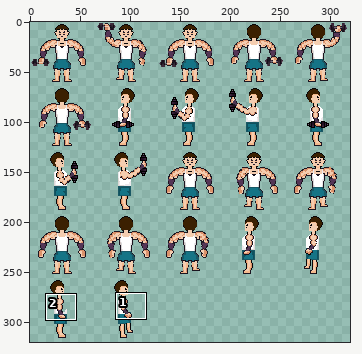
A sprite sheet gets an edit: source/core/assets/images/Enemies/gym_bro_sprite_sheet.png. Above, an overview of the earlier version with the close-up marked.
Close-up. Before:
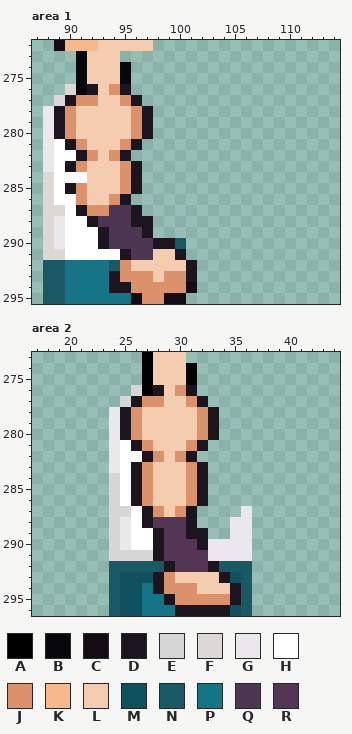
The file is 320x320 pixels. Colours within 5 levels of each other are drawn and written as one. Shown: area 1: x 87..114, y 272..295; area 2: x 17..44, y 273..296.
Palette (. is transparent): A #000000  B #08070a  C #140c15  D #1c1520  E #d7d6d6  F #ddd8d5  G #ebe8eb  H #ffffff  J #db926b  K #f5b98c  L #f4cdb0  M #0f515e  N #195865  P #157486  Q #4c3651  R #543555
Pixels before, area 1, first column x 88:
272 .CKKKLLLLL....
273 ...BLLL.......
274 ...BLLLB......
275 ...BLLLB......
276 ..FBDLJD......
277 .FDJJLLJD.....
278 GDJLLLLLJD....
279 GDJLLLLLJD....
280 GDJLLLLLJD....
281 GHDJLLLJD.....
282 GHHDJLJD......
283 GHDJLLLJD.....
284 FHHHLLLJD.....
285 FHDJLLLJD.....
286 FHHJLLJD......
287 FFHDJJQQD.....
288 FGHHDQQQDD....
289 FGHHHDQQQD....
290 FGHHHDQQQQDDN.
291 FFHHHHHDQQLLD.
292 NNPPPPNJLLLLLD
293 NNPPPPDJJJLJJD
294 NNPPPPDDJJJJJC
295 NNPPPPPPCJJCC.
Pixels before, area 2, first column x 24:
273 ...ALLL......
274 ...ALLLA.....
275 ...ALLLA.....
276 ..EADLJD.....
277 .EDJJLLJD....
278 GDJLLLLLJD...
279 GDJLLLLLJD...
280 GDJLLLLLJD...
281 GHDJLLLJD....
282 GHHDJLJD.....
283 GHDJLLLJD....
284 EHDJLLLJD....
285 EHDJLLLJD....
286 EHDJLLLJD....
287 EEHDJLJD....G
288 EGHDRRRD...GG
289 EGHHDRRDD..GG
290 EGHHDRRRDGGGG
291 EEEEDRRRRGGGG
292 NNNNNDRRRDNNN
293 NMMMDJLLLLDMN
294 NMMPDJJJLLLDN
295 NMMPPDJJJJJDN
296 NMMPPPDDDDDMN
And afterwards:
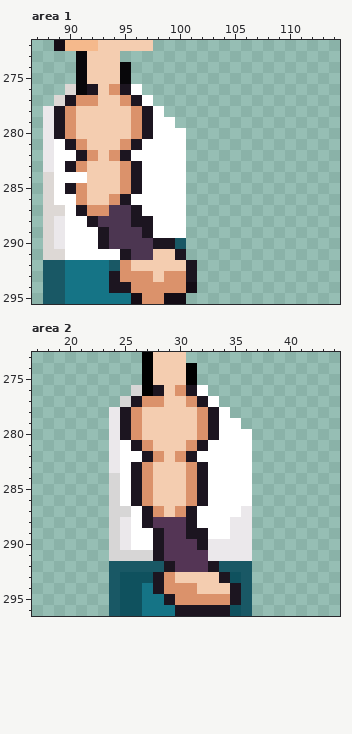
Difference:
{"where": "area 1"}
{"y":276,"x":96,"old":".","new":"H"}
{"y":277,"x":97,"old":".","new":"H"}
{"y":278,"x":98,"old":".","new":"H"}
{"y":279,"x":98,"old":"..","new":"HH"}
{"y":280,"x":98,"old":"...","new":"HHH"}
{"y":281,"x":97,"old":"....","new":"HHHH"}
{"y":282,"x":96,"old":".....","new":"HHHHH"}
{"y":283,"x":97,"old":"....","new":"HHHH"}
{"y":284,"x":97,"old":"....","new":"HHHH"}
{"y":285,"x":97,"old":"....","new":"HHHH"}
{"y":286,"x":96,"old":".....","new":"HHHHH"}
{"y":287,"x":97,"old":"....","new":"HHHH"}
{"y":288,"x":98,"old":"...","new":"HHH"}
{"y":289,"x":98,"old":"...","new":"HHH"}
{"where": "area 2"}
{"y":276,"x":32,"old":".","new":"H"}
{"y":277,"x":33,"old":".","new":"H"}
{"y":278,"x":34,"old":".","new":"H"}
{"y":279,"x":34,"old":"..","new":"HH"}
{"y":280,"x":34,"old":"...","new":"HHH"}
{"y":281,"x":33,"old":"....","new":"HHHH"}
{"y":282,"x":32,"old":".....","new":"HHHHH"}
{"y":283,"x":33,"old":"....","new":"HHHH"}
{"y":284,"x":33,"old":"....","new":"HHHH"}
{"y":285,"x":33,"old":"....","new":"HHHH"}
{"y":286,"x":33,"old":"....","new":"HHHH"}
{"y":287,"x":32,"old":"....","new":"HHHH"}
{"y":288,"x":32,"old":"...","new":"HHH"}
{"y":289,"x":33,"old":"..","new":"HH"}
{"label":"added","picture_box":[131,84,186,238]}
{"label":"added","picture_box":[197,385,252,539]}
